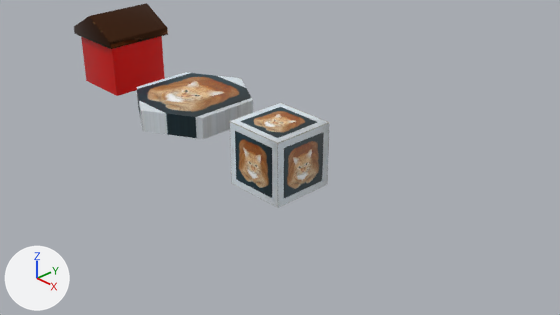
Before and after pictures for a commit that changed the Blender file assets/network_templates.blend.
One viewpoint serves both versions: the file's camera 'Camera'. Arrows for +X, +Y and +Z are at lower left; the lights stay in place.

Names of what the first picture shows: 'building', 'capital', 'cube'.
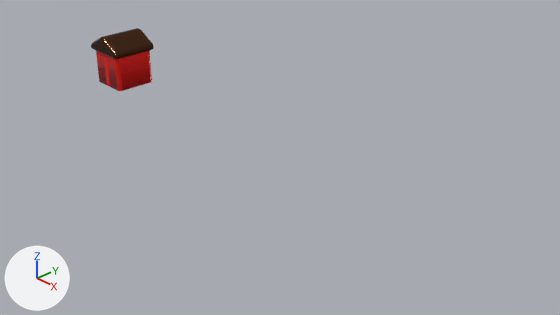
Location of each change, (x1, y1, x2, y2) in pixels of the pictures (560 x 315 px):
'cube', deleted
    before: (230, 103, 329, 208)
'building', mesh rescaled, modifiers changed (33% narrower, 32% shorter)
    before: (74, 3, 168, 96)
    after: (91, 28, 154, 91)
'capital', deleted
    before: (136, 72, 253, 139)

The edits, one by one:
me_cube_002 has 24 vertices, 22 faces and spans x -0.578..0.578, y -0.578..0.578, z 0.0..1.312.
me_cube_002 is used by ob_building; location (-4.0, 0.0, 0.0).
me_cube_002 part 1: the whole mesh is scaled about the mesh origin by 0.7.
Object 'cube' (ob_cube) is deleted.
Object 'capital' (ob_capital) is deleted.
Object 'building' (ob_building) has a BEVEL modifier named 'Bevel'.
Modifier setting removed (it was width = 0.01).
Modifier setting removed (it was width_pct = 0.01).
On modifier 'Bevel' of object 'building' (ob_building), segments goes from 3 to 5.
Modifier setting: limit_method = 'WEIGHT'.
Modifier setting: harden_normals = True.
